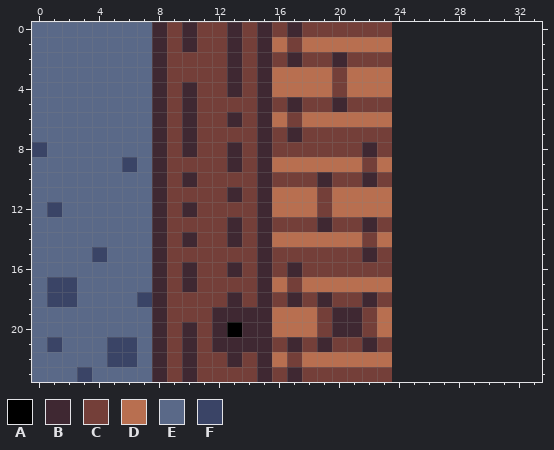
Edited in one commit: sprite sheet (assets/tileset.png). Above, as it was before the edit.
The file is 24x24 pixels. Shown: x 0..33, y 0..23. The old version is drawn lined up with the new one, on the new canvas.
Palette (. is transparent): A #000000  B #3f2832  C #743f39  D #b86f50  E #5a6988  F #3a4466
Pixels before, first column x 0:
 0 EEEEEEEEBCBCCBCBCBCCCCCC
 1 EEEEEEEEBCBCCBCBDCDDDDDD
 2 EEEEEEEEBCCCCBCBCBCCBCCC
 3 EEEEEEEEBCCCCBCBDDDDCDDD
 4 EEEEEEEEBCBCCBCBDDDDCDDD
 5 EEEEEEEEBCBCCCCBCBCCBCCC
 6 EEEEEEEEBCBCCBCBDCDDDDDD
 7 EEEEEEEEBCBCCCCBCBCCCCCC
 8 FEEEEEEEBCBCCBCBCCCCCCBC
 9 EEEEEEFEBCCCCBCBDDDDDDCD
10 EEEEEEEEBCBCCCCBCCCBCCBC
11 EEEEEEEEBCCCCBCBDDDCDDDD
12 EFEEEEEEBCBCCCCBDDDCDDDD
13 EEEEEEEEBCCCCBCBCCCBCCBC
14 EEEEEEEEBCBCCBCBDDDDDDCD
15 EEEEFEEEBCCCCCCBCCCCCCBC
16 EEEEEEEEBCBCCBCBCBCCCCCC
17 EFFEEEEEBCBCCCCBDCDDDDDD
18 EFFEEEEFBCCCCBCBCBCBCCBC
19 EEEEEEEEBCCCBBBBDDDCBBCD
20 EEEEEEEEBCBCBABBDDDCBBCD
21 EFEEEFFEBCBCBBBBCBCBCCBC
22 EEEEEFFEBCBCCBCBDCDDDDDD
23 EEEFEEEEBCBCCCCBCBCCCCCC
New version:
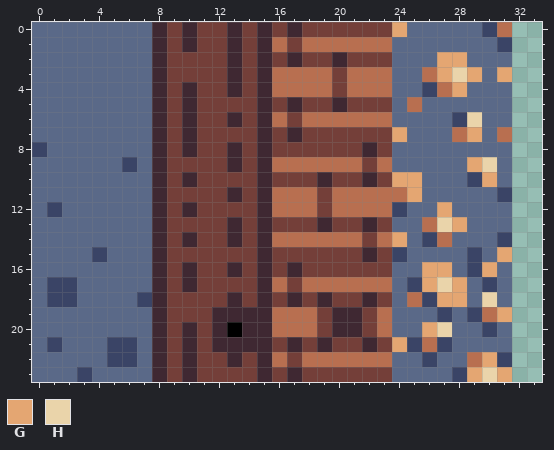
Colours new in this view: G #e4a672  H #ead4aa
Edits made:
canvas 24x24 -> 192x24
y 0: x 24..31 ........ -> GEEEEEFD
y 1: x 24..31 ........ -> EEEEEEEF
y 2: x 24..31 ........ -> EEEGGEEE
y 3: x 24..31 ........ -> EEDGHGEG
y 4: x 24..31 ........ -> EEFDGEEE
y 5: x 24..31 ........ -> EDEEEEEE
y 6: x 24..31 ........ -> EEEEFHEE
y 7: x 24..31 ........ -> GEEEDGED
y 8: x 24..31 ........ -> EEEEEEEE
y 9: x 24..31 ........ -> EEEEEGHE
y 10: x 24..31 ........ -> GGEEEFGE
y 11: x 24..31 ........ -> DGEEEEEF
y 12: x 24..31 ........ -> FEEGEEEE
y 13: x 24..31 ........ -> EEDHGEEE
y 14: x 24..31 ........ -> GEFDEEEF
y 15: x 24..31 ........ -> FEEEEFEG
y 16: x 24..31 ........ -> EEGGEFGE
y 17: x 24..31 ........ -> EFGHGEFE
y 18: x 24..31 ........ -> EDFGGEHE
y 19: x 24..31 ........ -> EEEFEFDG
y 20: x 24..31 ........ -> EEGHEEFE
y 21: x 24..31 ........ -> GFDFEEEE
y 22: x 24..31 ........ -> EEFEEDGF
y 23: x 24..31 ........ -> EEEEFGHG
Where, in picture pixels (left, top, right, bottom), the same in both pictures:
added: (392, 22, 512, 382)
